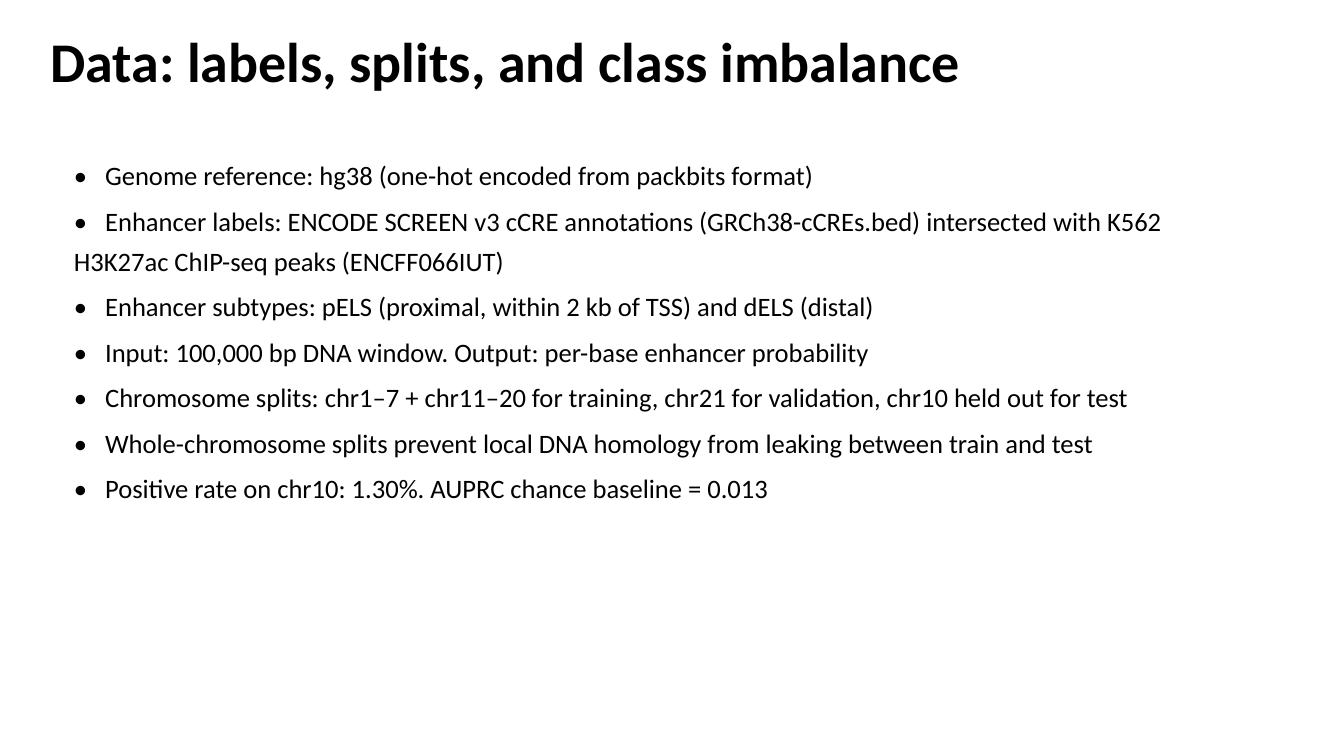
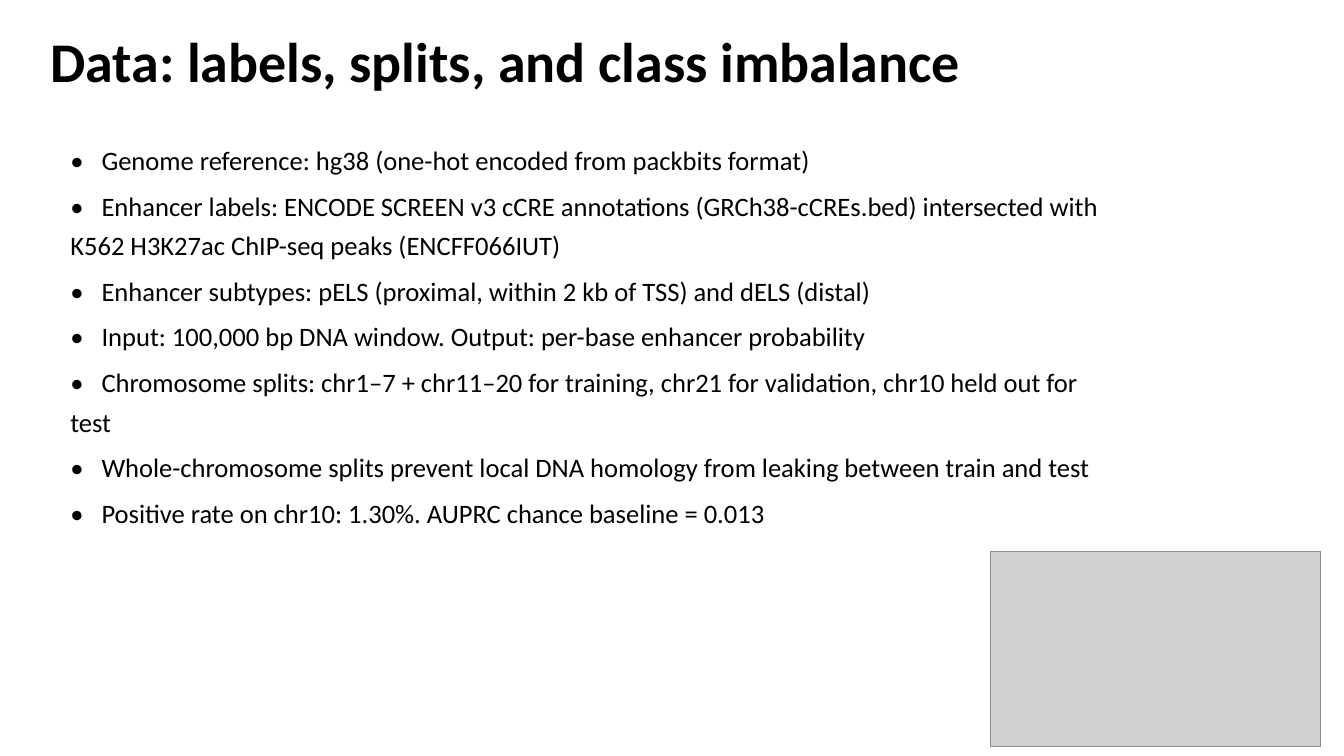
Before and after one commit to hahu1013/enhancer_prediction_k562, a slide deck: slide 3 of slides/K562_enhancer_prediction.pptx. Drawn at 1344x756 pixels with LibreOffice and Linux fonts; fonts in the diff are those of the drawing; grey boxes stand for pictures. Boxes give left, top, right and bottom in pixels: in the first picture for what was removed or moved away, otherwise in the second. Text is boxed around its words. In the diff, an @@ line names an element or a change of style, - is before the commit and + after.

```diff
--- a/slides/K562_enhancer_prediction.pptx
+++ b/slides/K562_enhancer_prediction.pptx
@@ text "• Genome reference: hg38 (one-hot ..." rewrapped from [74, 165, 1161, 499] to [70, 150, 1098, 524] @@
@@ picture added at [990, 552, 1321, 746] @@
```
Also in this commit, not shown: 10 other slides changed.
